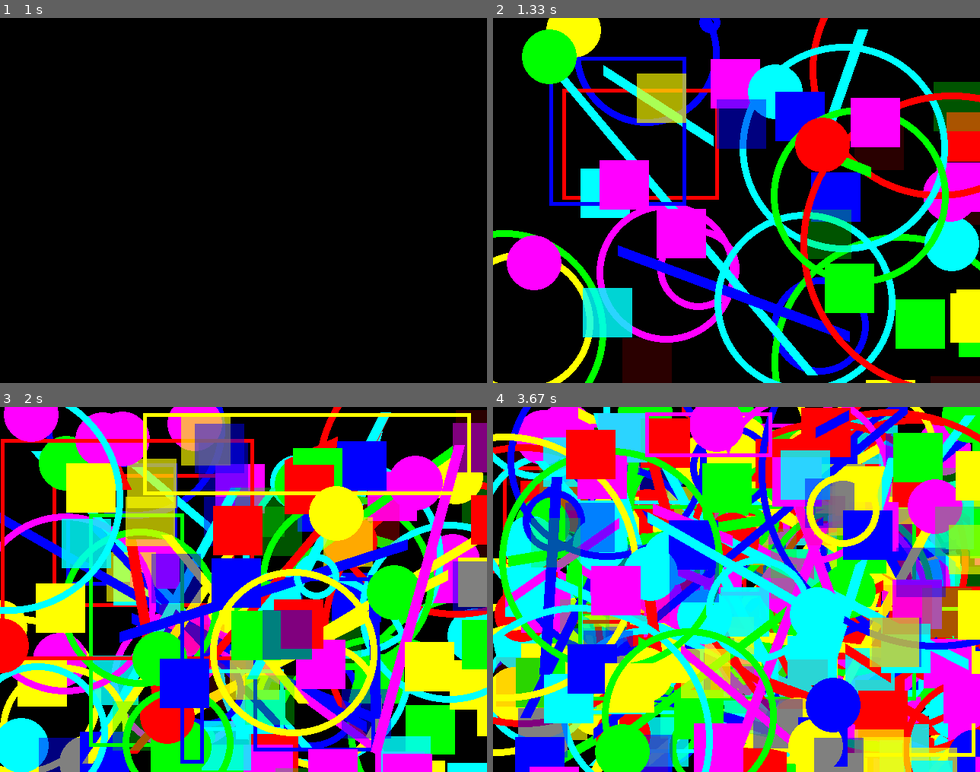
Above: before the commit, frames 1-4 (two rows, left to right).
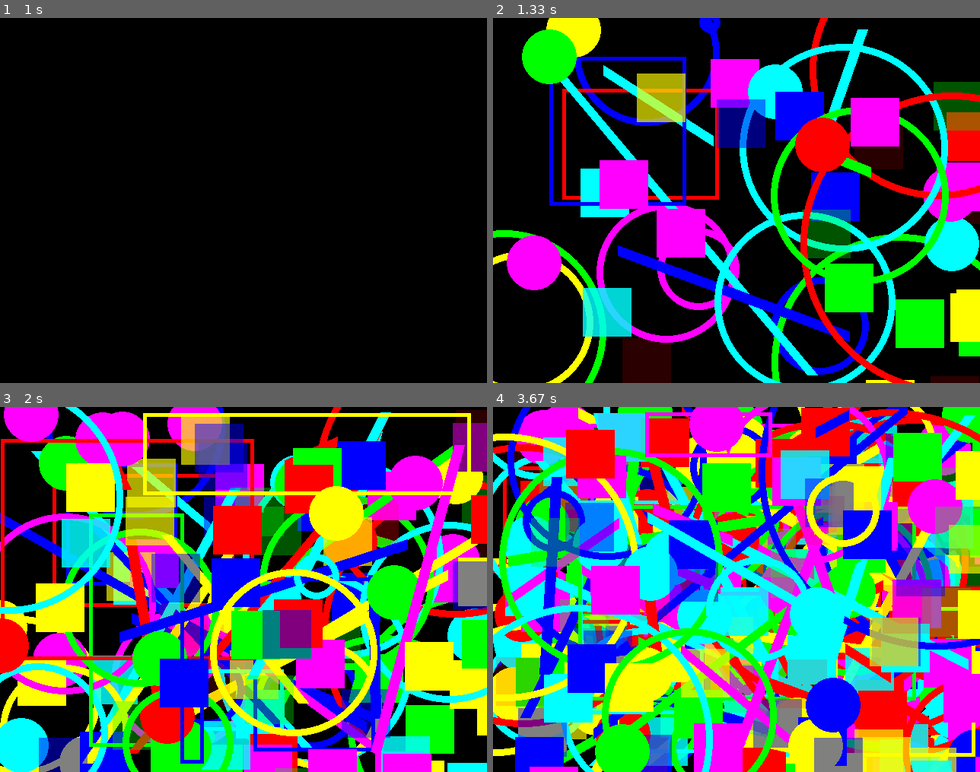
Above: after the commit, the same moments.

Repository: davidpendergast/pygame-utils
Game: pygame game, started from benchmark.py
Two runs of this game, one before a commit and one after it. Both use one fixed random seed, a clock stepped at 60 frames per second and the inputs below.
Inputs:
- Up to frame 1 (1 s): no input
- Up to frame 2 (1.33 s): no input
- Up to frame 3 (2 s): no input
- Up to frame 4 (3.67 s): no input

Frame 1 is identical in both runs. In frame 2, 0.6% of the frame differs, in the area x 17-100%, y 11-100%; in frame 3, 1.3%; in frame 4, 1.6%, in the area x 0-100%, y 0-100%.

Commit message:
more small fixes to benchmark.py

Diff:
--- a/benchmark.py
+++ b/benchmark.py
@@ -54,13 +54,12 @@
     return total_dist / n, total_dx / n, total_dy / n
 
 
-# For the given screen size, these are the average distances between two random points.
+# For the current screen size, these are the average distances between two random points.
 AVG_LENGTH, AVG_WIDTH, AVG_HEIGHT = _calc_avg_lengths(*SCREEN_SIZE)
 
-# Want to render lines and hollow shapes such that on average they'll have about
-# PX_PER_ENT pixels changed per render. Note that these are approximate (particularly
-# the circle one, which assumes the relationship between radius and pixels changed
-# is linear (it's actually quadratic)).
+# Want to define the geometric entities such that on average they'll have an area of
+# about PX_PER_ENT pixels. Note that these are approximate (particularly the circle one,
+# which assumes the relationship between radius and pixels changed is linear (it's actually quadratic)).
 LINE_THICKNESS = max(1, round(PX_PER_ENT / AVG_LENGTH))
 HOLLOW_RECT_THICKNESS = max(1, round(PX_PER_ENT / (2 * (AVG_WIDTH + AVG_HEIGHT))))
 HOLLOW_CIRCLE_RADIUS_MULT = 0.25
@@ -74,7 +73,7 @@
     print(f"\nStarting new simulation:\n"
           f"  Screen size =   {SCREEN_SIZE}\n"
           f"  Entity size =   {ENT_SIZE}x{ENT_SIZE}\n"
-          f"  Terminal FPS =  {STOP_AT_FPS}")
+          f"  Minimum FPS =   {STOP_AT_FPS}")
     print(f"\nAverage number of pixels changed per render:")
     print(f"  Filled Rect:    {PX_PER_ENT:.2f} = {ENT_SIZE}**2")
     print(f"  Filled Circle:  {math.pi * FILLED_CIRCLE_RADIUS**2:.2f} = pi * {FILLED_CIRCLE_RADIUS} ** 2")
@@ -102,9 +101,8 @@
 
 class Renderer:
 
-    def __init__(self, screen, px_per_ent, n_pts=512, ent_types=tuple(e for e in EntityType), seed=27182818):
+    def __init__(self, screen, n_pts=512, ent_types=tuple(e for e in EntityType), seed=27182818):
         self.screen = screen
-        self.px_per_ent = px_per_ent
         self.entities = []
         self.ent_types = ent_types
         self.random = random.Random(x=seed)
@@ -122,9 +120,6 @@
             v.scale_to_length(random.randint(30, 50))
 
         self.t = 0  # current time
-
-        self.shape_length = 1 + int(math.sqrt(px_per_ent))  # size of filled-in shapes
-
         self.colors = ["red", "green", "blue", "yellow", "cyan", "magenta"]
 
         # Pre-compute the surfaces that entities may need.
@@ -132,18 +127,18 @@
         self.rgba_surfs = []
         self.rgb_surfs_with_alpha = []
         for idx, c in enumerate(self.colors):
-            rgb_surf = pygame.Surface((self.shape_length, self.shape_length))
+            rgb_surf = pygame.Surface((ENT_SIZE, ENT_SIZE))
             rgb_surf.fill(c)
             self.rgb_surfs.append(rgb_surf)
 
             opacity = (idx + 1) / len(self.colors)
 
-            rgba_surf = pygame.Surface((self.shape_length, self.shape_length), flags=pygame.SRCALPHA)
+            rgba_surf = pygame.Surface((ENT_SIZE, ENT_SIZE), flags=pygame.SRCALPHA)
             rgb = tuple(i for i in pygame.color.Color(c))
             rgba_surf.fill((*rgb[:3], int(opacity * 255)))
             self.rgba_surfs.append(rgba_surf)
 
-            rgb_surf_with_alpha = pygame.Surface((self.shape_length, self.shape_length))
+            rgb_surf_with_alpha = pygame.Surface((ENT_SIZE, ENT_SIZE))
             rgb_surf_with_alpha.fill(c)
             rgb_surf_with_alpha.set_alpha(int(opacity * 255))
             self.rgb_surfs_with_alpha.append(rgb_surf_with_alpha)
@@ -197,7 +192,7 @@
 
     def render_RECT_FILLED(self, p1, p2, color_idx):
         c = self.colors[color_idx % len(self.colors)]
-        pygame.draw.rect(screen, c, (p1[0], p1[1], self.shape_length, self.shape_length))
+        pygame.draw.rect(screen, c, (p1[0], p1[1], ENT_SIZE, ENT_SIZE))
 
     def render_CIRCLE_HOLLOW(self, p1, p2, color_idx):
         c = self.colors[color_idx % len(self.colors)]
@@ -218,7 +213,7 @@
     plt.xlabel('Entities')
     plt.ylabel('FPS')
     plt.yscale('log')
-    yticks = [15, 30, 60, 120, 240]
+    yticks = [15, 30, 45, 60, 120, 144, 240]
     plt.yticks(yticks, [str(yt) for yt in yticks])
 
 
@@ -316,7 +311,7 @@
     def start(self, pause=2):
         pygame.display.set_caption(f"{self.caption_title}".replace("#", "N=0"))
         self.factory = EntityFactory(seed=self.seed)
-        self.renderer = Renderer(self.screen, ENT_SIZE ** 2, ent_types=self.ent_types, seed=self.seed)
+        self.renderer = Renderer(self.screen, ent_types=self.ent_types, seed=self.seed)
         self.renderer.t = -pause
 
         self.clock = pygame.time.Clock()
@@ -359,7 +354,7 @@
 
 def _print_result(case_num, test, res, fps_to_display=(144, 120, 60, STOP_AT_FPS)):
     print(f"\n{case_num}. {test.name} Results:")
-    x, y = get_x_and_y(res, smooth_radius=GRAPH_SMOOTHING_RADIUS)
+    x, y = get_x_and_y(res, smooth_radius=GRAPH_SMOOTHING_RADIUS * SPAWN_RATE)
     for fps in reversed(sorted(set(fps_to_display))):
         t = solve_for_t(x, y, fps, or_else=float('NaN'))
         print(f"  {fps:>3} FPS: {int(t):>4} entities")
